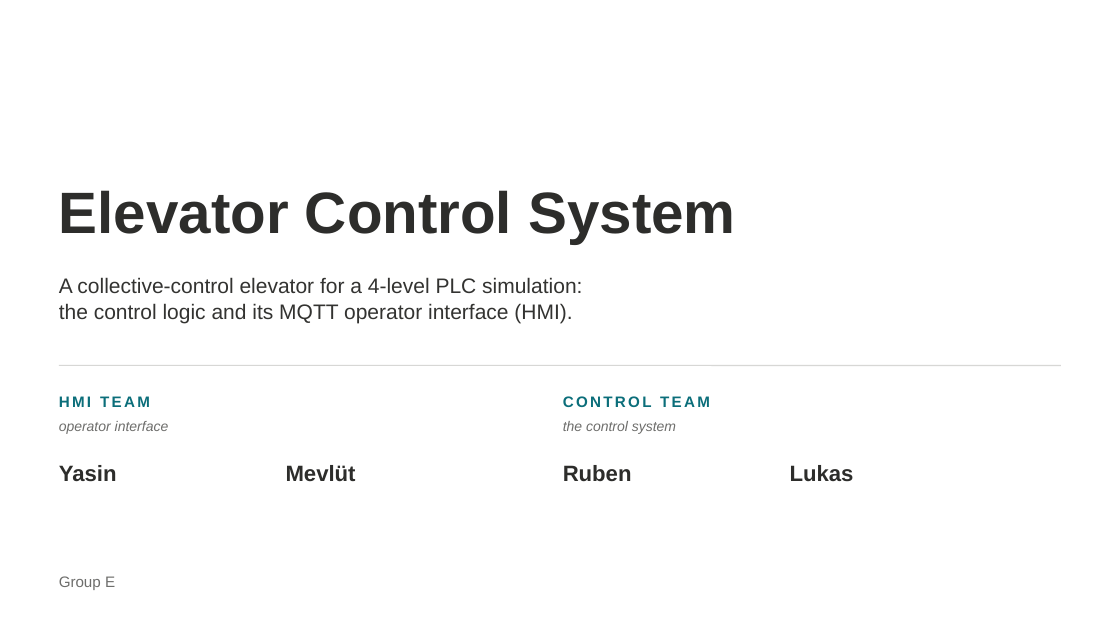
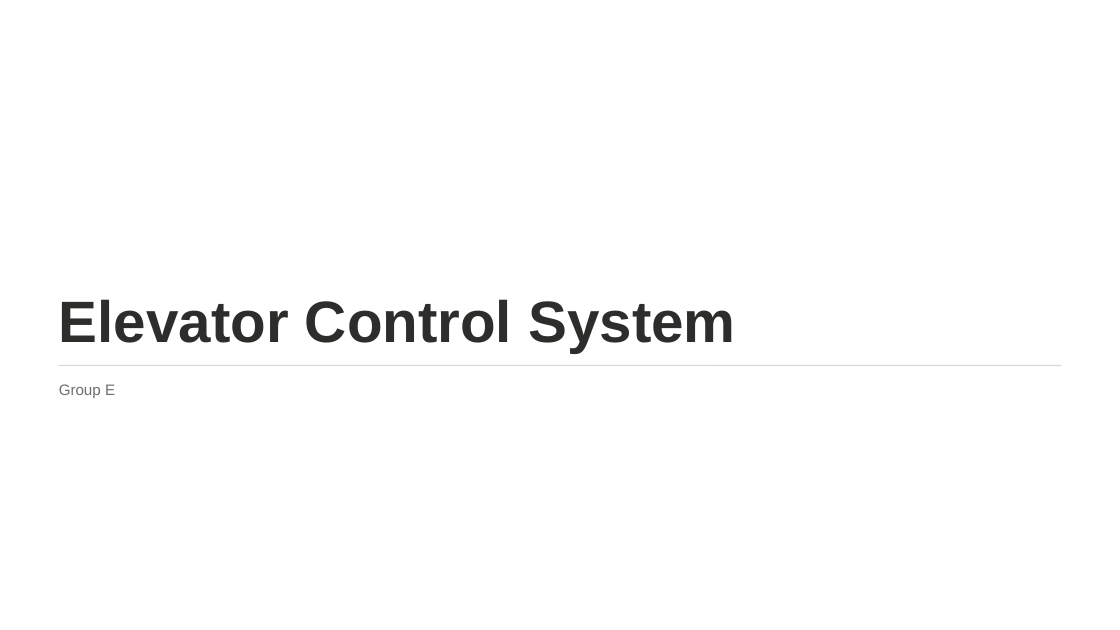
Before and after one commit to LukasRank/SysArch_FinalProjekt, a slide deck: slide 1 of Elevator_Control_Presentation_v4.pptx. Drawn at 1120x630 pixels with LibreOffice and Linux fonts; fonts in the diff are those of the drawing. Boxes give left, top, right and bottom in pixels: in the first picture for what was removed or moved away, otherwise in the second. Text is boxed around its words. In the diff, an @@ line names an element or a change of style, - is before the commit and + after.

```diff
--- a/Elevator_Control_Presentation_v4.pptx
+++ b/Elevator_Control_Presentation_v4.pptx
@@ text "Elevator Control System": place and size @@
-text "Elevator Control System" at box(59, 190, 735, 244)
+text "Elevator Control System" at box(59, 299, 735, 353)
@@ text removed at box(59, 277, 582, 323) @@
-A collective-control elevator for a 4-level PLC simulation:
-the control logic and its MQTT operator interface (HMI).
@@ text "Group E": place and size @@
-text "Group E" at box(59, 576, 115, 590)
+text "Group E" at box(59, 384, 115, 398)
@@ text removed at box(59, 396, 150, 407) @@
-HMI TEAM
@@ text removed at box(563, 396, 710, 407) @@
-CONTROL TEAM
@@ text removed at box(59, 421, 169, 434) @@
-operator interface
@@ text removed at box(563, 421, 676, 434) @@
-the control system
@@ text removed at box(59, 465, 117, 482) @@
-Yasin
@@ text removed at box(286, 465, 356, 482) @@
-Mevlüt
@@ text removed at box(563, 465, 632, 482) @@
-Ruben
@@ text removed at box(790, 465, 854, 482) @@
-Lukas
```
Also in this commit, not shown: 18 other slides changed.
